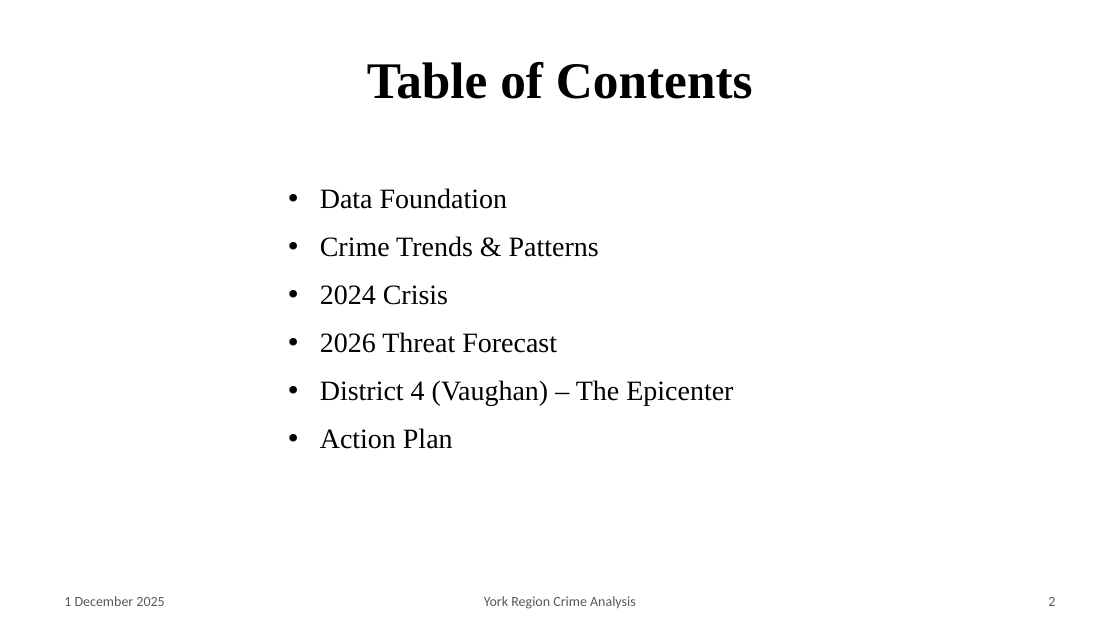
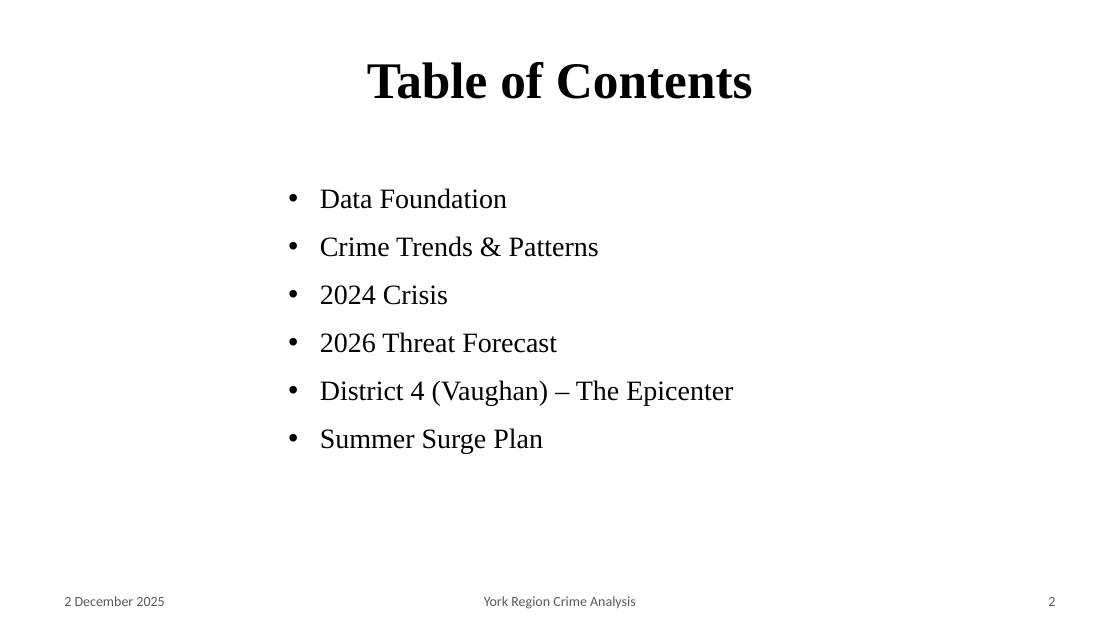
Before and after one commit to fuxima/YRP, a slide deck: slide 2 of YorkRegionCrimeAnalysis_presentation.pptx. Drawn at 1120x630 pixels with LibreOffice and Linux fonts; fonts in the diff are those of the drawing; background and template pictures are left out. Boxes give left, top, right and bottom in pixels: in the first picture for what was removed or moved away, otherwise in the second. Text is boxed around its words. In the diff, an @@ line names an element or a change of style, - is before the commit and + after.

```diff
--- a/YorkRegionCrimeAnalysis_presentation.pptx
+++ b/YorkRegionCrimeAnalysis_presentation.pptx
@@ text at box(320, 428, 543, 454): text changed @@
-• Action Plan
+• Summer Surge Plan
@@ text at box(64, 596, 164, 606): text changed @@
-1 December 2025
+2 December 2025
```
Also in this commit, not shown: 26 other slides changed, 1 other file.
